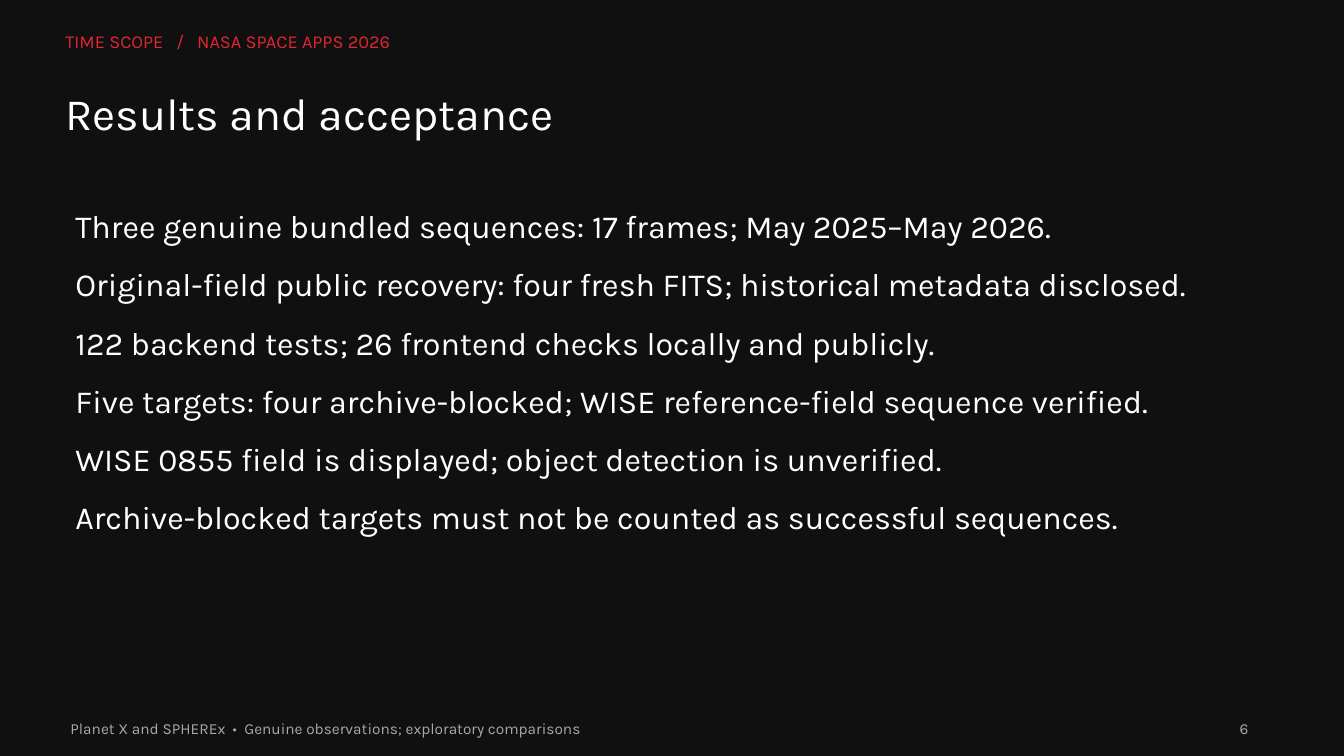
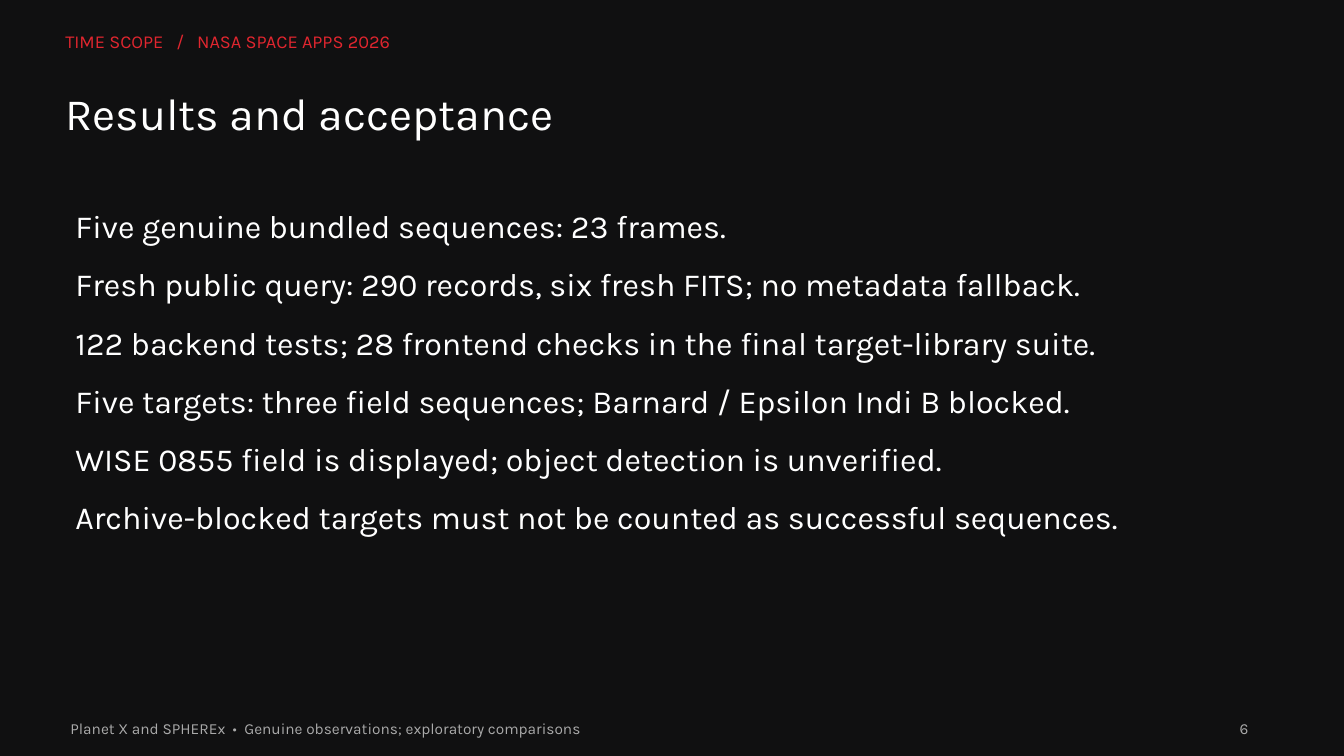
Before and after one commit to MohnishDhangar/TimeScope, a slide deck: slide 6 of submission/TimeScope-presentation.pptx. Drawn at 1344x756 pixels with LibreOffice and Linux fonts; fonts in the diff are those of the drawing. Boxes give left, top, right and bottom in pixels: in the first picture for what was removed or moved away, otherwise in the second. Text is boxed around its words. In the diff, an @@ line names an element or a change of style, - is before the commit and + after.

Commit message:
Preserve verified challenge-target sequences and final acceptance evidence
Bundle genuine RW Aurigae and R Draconis field products with partial-result and source-visibility limitations. Disclose bundled viewing explicitly in the viewer and offline exports. Preserve the successful fresh arbitrary-coordinate query and blocked target attempts.

Five bundles, 23 frames; 122 backend tests and 28 frontend checks pass. No source detection, measured variability or organizer waiver claimed.

```diff
--- a/submission/TimeScope-presentation.pptx
+++ b/submission/TimeScope-presentation.pptx
@@ text at box(75, 216, 1095, 421): text changed @@
-Three genuine bundled sequences: 17 frames; May 2025–May 2026.
-Original-field public recovery: four fresh FITS; historical metadata disclosed.
-122 backend tests; 26 frontend checks locally and publicly.
-Five targets: four archive-blocked; WISE reference-field sequence verified.
+Five genuine bundled sequences: 23 frames.
+Fresh public query: 290 records, six fresh FITS; no metadata fallback.
+122 backend tests; 28 frontend checks in the final target-library suite.
+Five targets: three field sequences; Barnard / Epsilon Indi B blocked.
```
Also in this commit, not shown: 46 other files.
